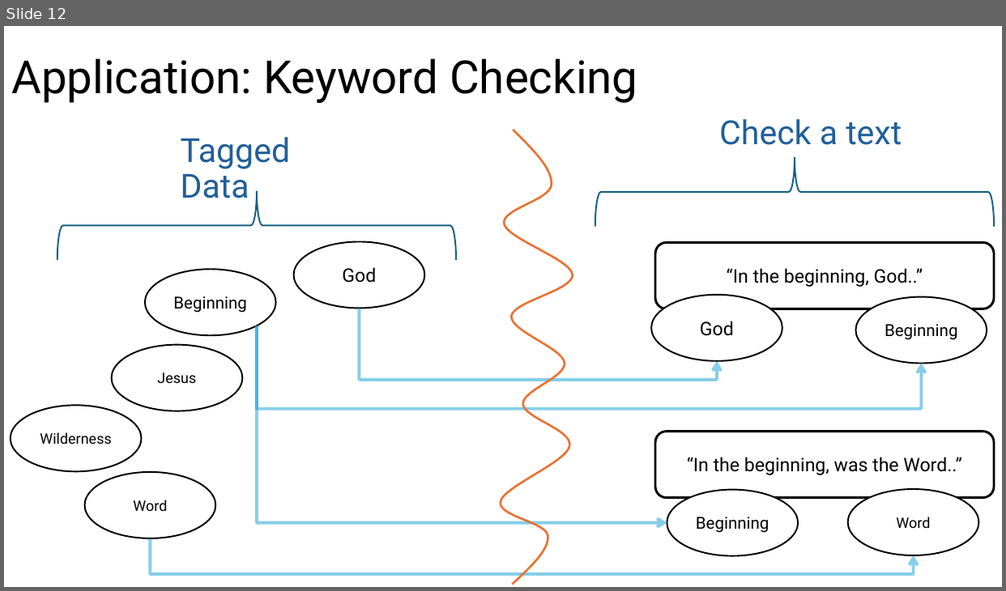
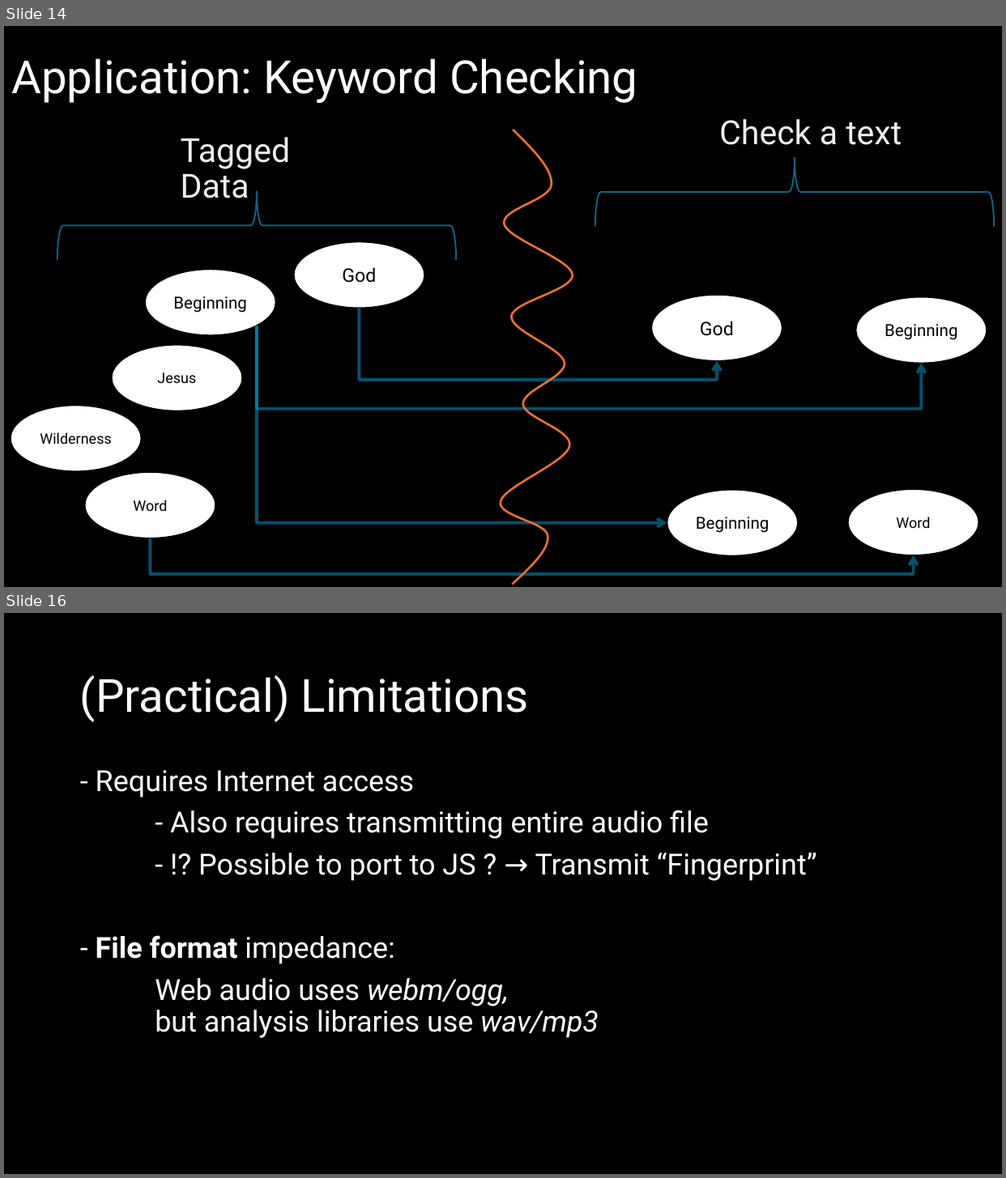
Before and after one commit to PENNET-dev/hackathon-uW-2024, a slide deck: Hackathon Presentation.pptx. Shown one above the other, each under a label of ours: slide 12 before the commit, slides 14 and 16 after it; the slides between them are not shown. The pictures are 1006x591 and 1006x1178 pixels, drawn with LibreOffice and Linux fonts; fonts in the diff are those of the drawing. Boxes give left, top, right and bottom in pixels: in the first picture for what was removed or moved away, otherwise in the second. Text is boxed around its words. In the diff, an @@ line names an element or a change of style, - is before the commit and + after.

```diff
--- a/Hackathon Presentation.pptx
+++ b/Hackathon Presentation.pptx
@@ slide 16 added at (4,613,1002,1174), background #000000 @@
@@ title added at (80,675,529,722), 44 pt, text #FFFFFF @@
+(Practical) Limitations
@@ text added at (96,770,817,1038), 28 pt, text #FFFFFF @@
+- Requires Internet access
+- Also requires transmitting entire audio file
+- ⁉ Possible to port to JS ? → Transmit “Fingerprint”
+- File format impedance:
+Web audio uses webm/ogg,
+but analysis libraries use wav/mp3
@@ what was slide 12 is now slide 14 @@
@@ slide 14 changed as well @@
@@ background #FFFFFF to #000000 @@
@@ title "Application: Keyword Checking" at (11,58,637,103): text colour #000000 to #FFFFFF @@
@@ text "Check a text" at (719,119,901,145): text colour #215F9A to #EEEEEE @@
@@ text "Tagged Data" at (181,137,291,199): text colour #215F9A to #EEEEEE @@
@@ text in rounded rectangle at (727,268,923,287): text removed @@
-“In the beginning, God..”
@@ text in rounded rectangle at (687,457,961,476): text removed @@
-“In the beginning, was the Word..”
```
Also in this commit, not shown: 11 other slides changed, 3 other slides added, 7 other files.
